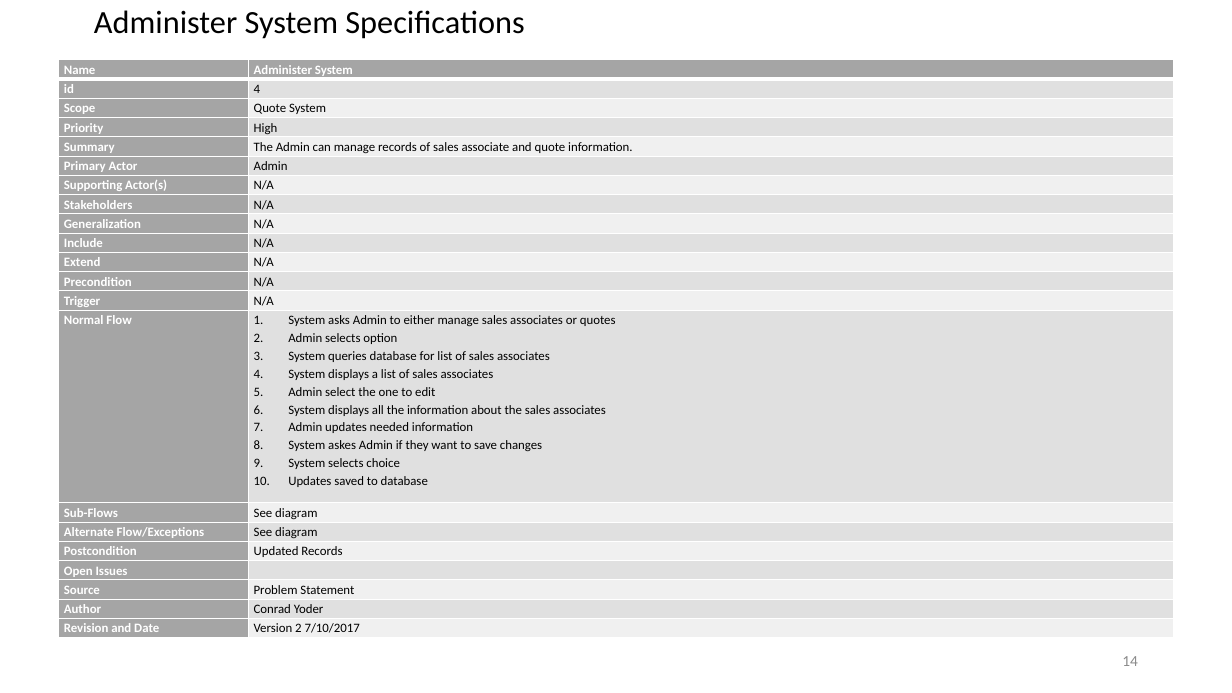
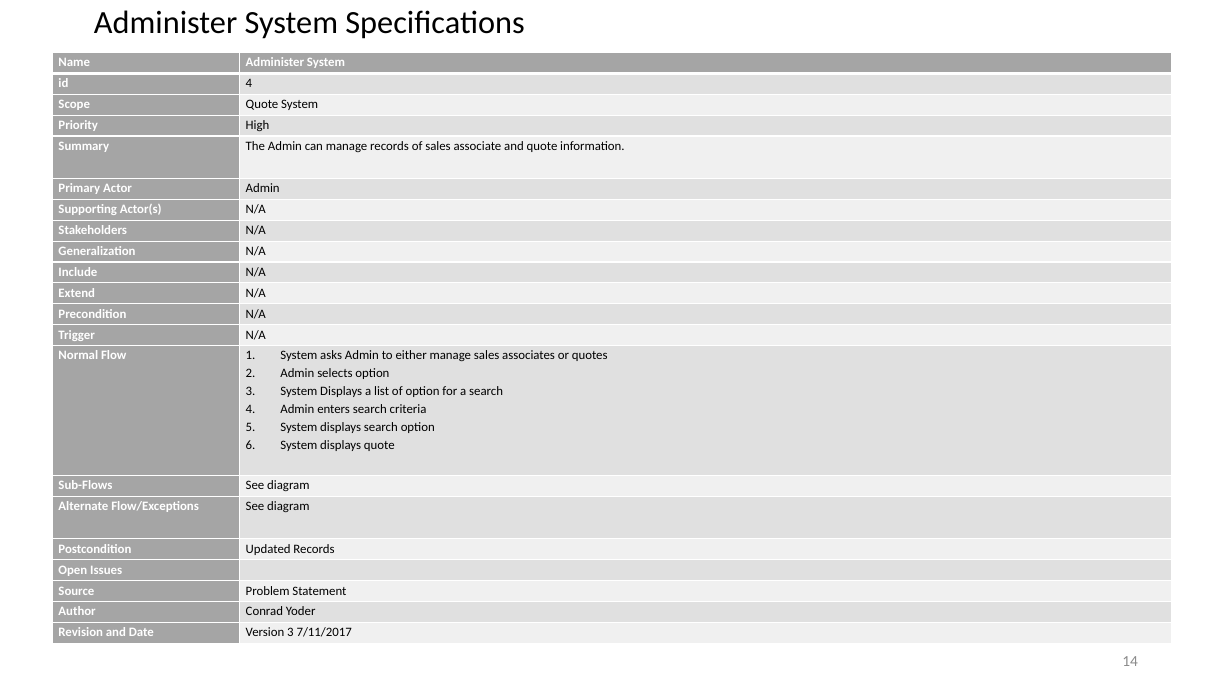
Before and after one commit to JohnAyling1979/CSCI, a slide deck: slide 14 of Use Case Presentation/Use Case Presentation.pptx. Drawn at 1232x693 pixels with LibreOffice and Linux fonts; fonts in the diff are those of the drawing. Boxes give left, top, right and bottom in pixels: in the first picture for what was removed or moved away, otherwise in the second. Text is boxed around its words. In the diff, an @@ line names an element or a change of style, - is before the commit and + after.

```diff
--- a/Use Case Presentation/Use Case Presentation.pptx
+++ b/Use Case Presentation/Use Case Presentation.pptx
@@ table at (53, 53, 1172, 644) @@
-row 14, column 2: System asks Admin to either manage sales associates or quotes / Admin selects option / System queries database for list of sales associates / System displays a list of sales associates / Admin select the one to edit / System displays all the information about the sales associates / Admin updates needed information / System askes Admin if they want to save changes / System selects choice / Updates saved to database
+row 14, column 2: System asks Admin to either manage sales associates or quotes / Admin selects option / System Displays a list of option for a search / Admin enters search criteria / System displays search option / System displays quote
-row 21, column 2: Version 2 7/10/2017
+row 21, column 2: Version 3 7/11/2017
@@ table: place and size @@
-table at (59, 60, 1174, 639)
+table at (53, 53, 1172, 644)
```
Also in this commit, not shown: 1 other slide changed, 1 other file.
